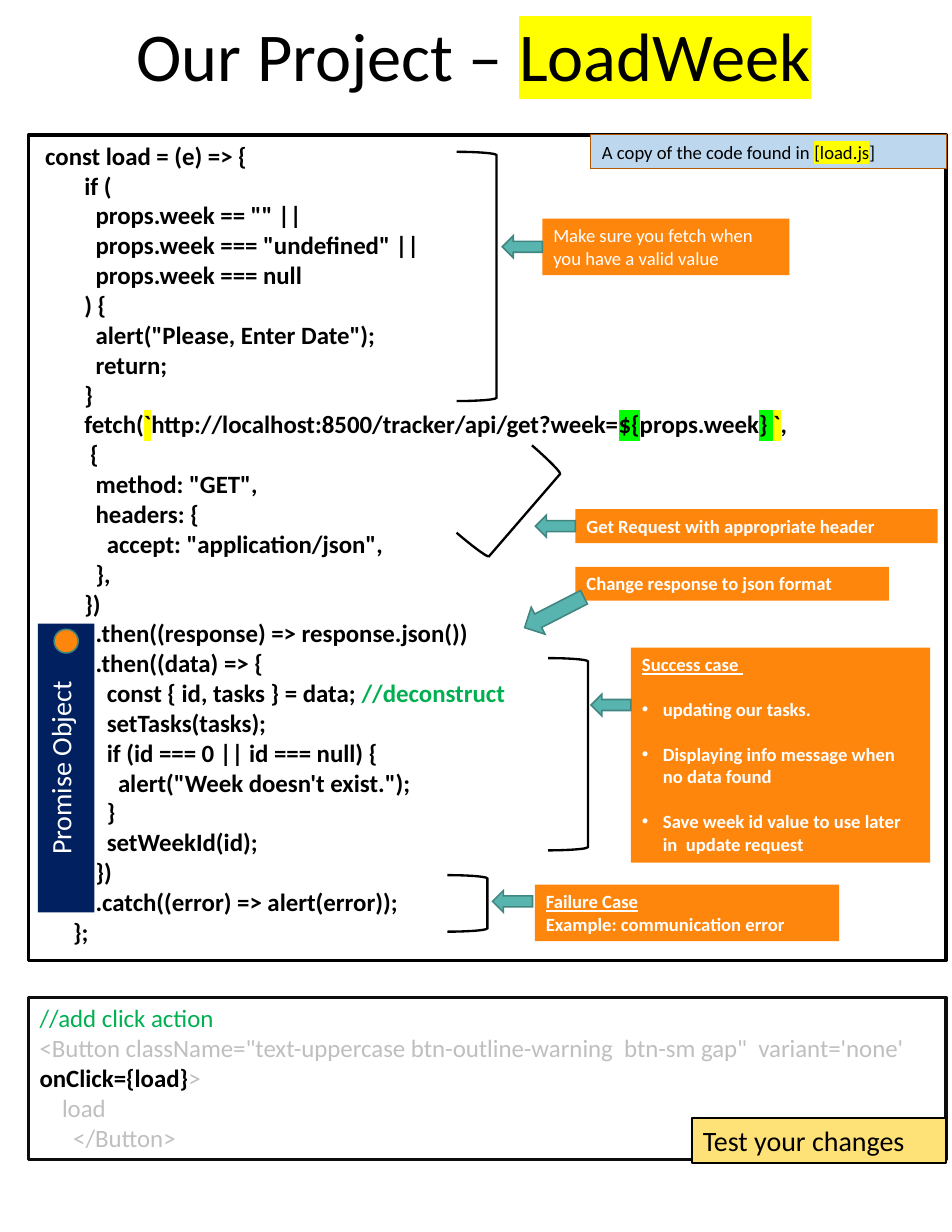
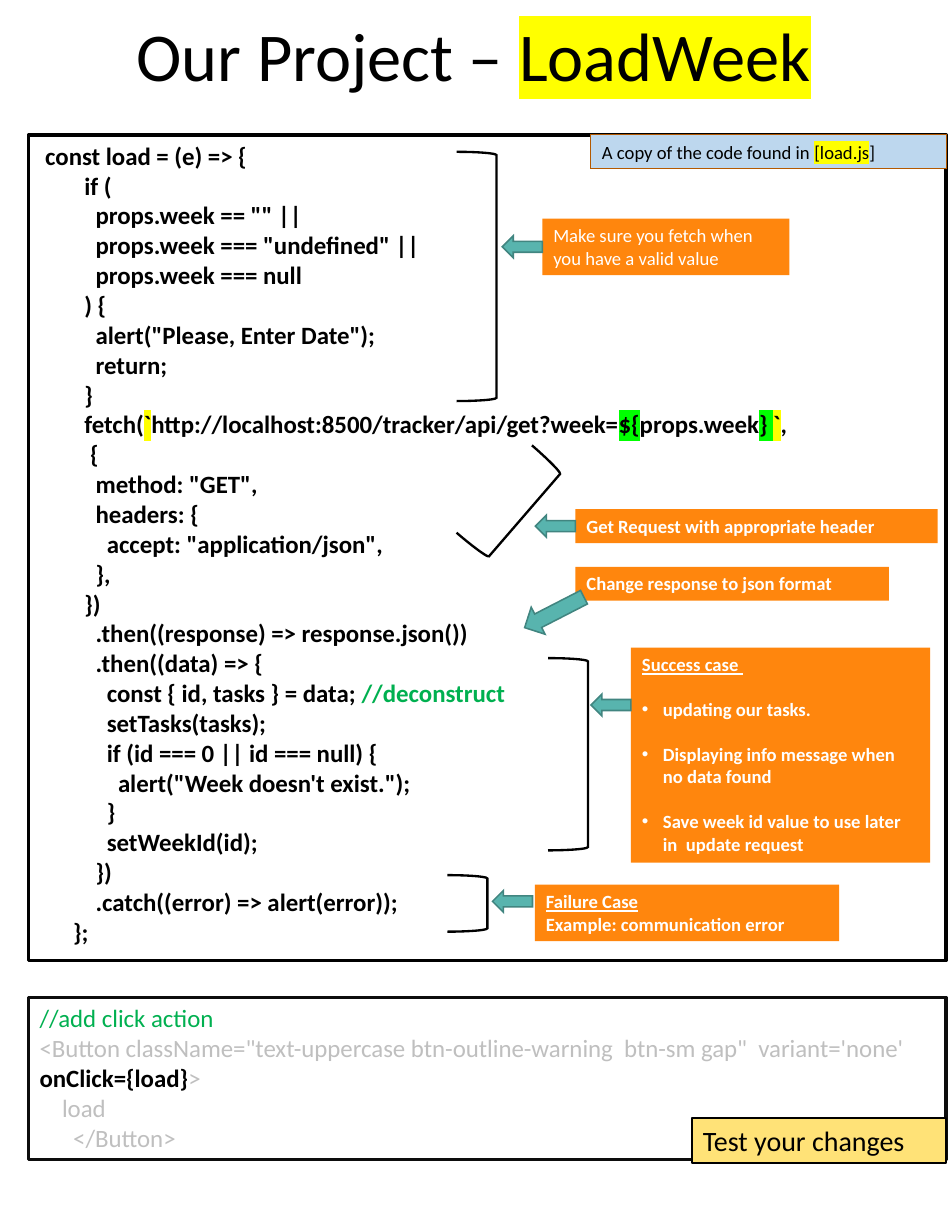
Before and after one commit to scorpion0511/mytracker, a slide deck: slide 65 of doc/React.pptx (slide 64 before the commit). Drawn at 952x1232 pixels with LibreOffice and Linux fonts; fonts in the diff are those of the drawing. Boxes give left, top, right and bottom in pixels: in the first picture for what was removed or moved away, otherwise in the second. Text is boxed around its words. In the diff, an @@ line names an element or a change of style, - is before the commit and + after.

```diff
--- a/doc/React.pptx
+++ b/doc/React.pptx
@@ rectangle removed at (x1=38, y1=624, x2=94, y2=913) @@
-Promise Object
@@ ellipse removed at (x1=54, y1=629, x2=78, y2=653) @@
```
Also in this commit, not shown: 3 other slides changed.
